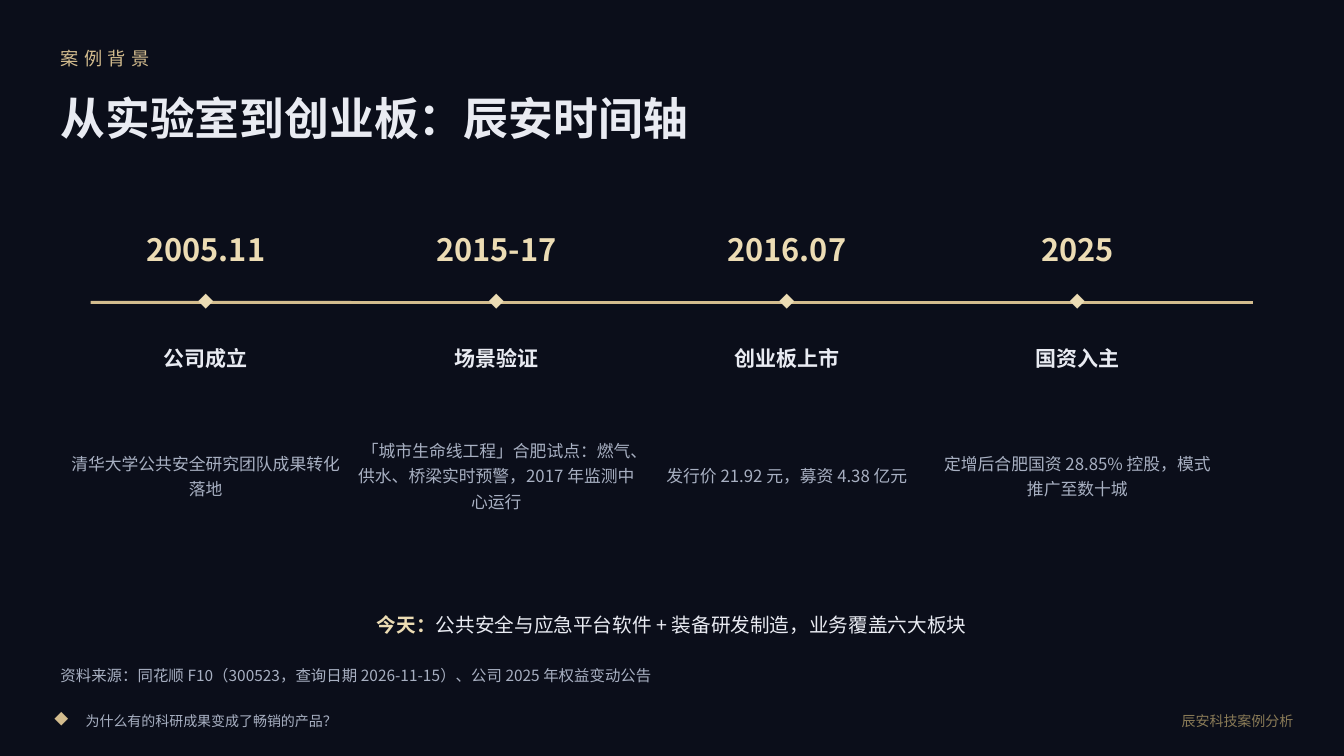
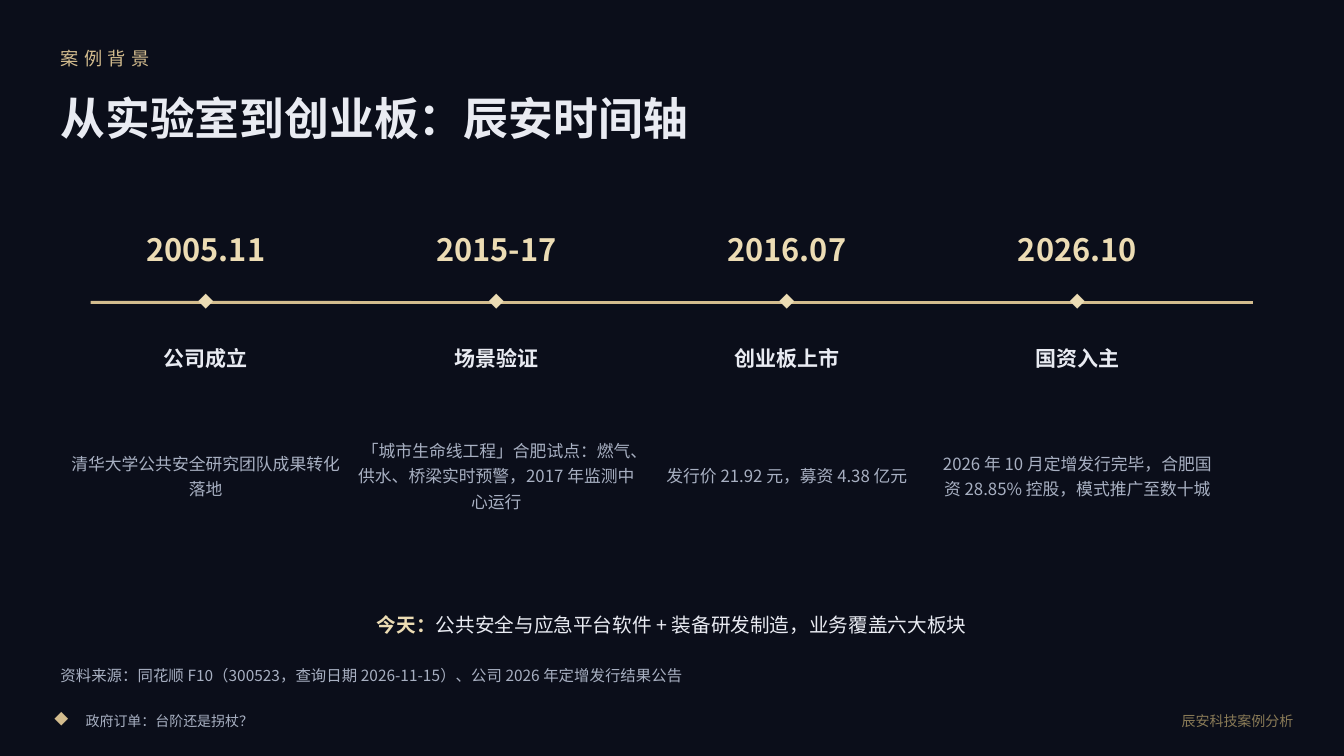
Before and after one commit to sdh0219/susu-tools, a slide deck: slide 3 of web/assets/files/小组案例分析报告-辰安科技.pptx. Drawn at 1344x756 pixels with LibreOffice and Linux fonts; fonts in the diff are those of the drawing; background and template pictures are left out. Boxes give left, top, right and bottom in pixels: in the first picture for what was removed or moved away, otherwise in the second. Text is boxed around its words. In the diff, an @@ line names an element or a change of style, - is before the commit and + after.

```diff
--- a/web/assets/files/小组案例分析报告-辰安科技.pptx
+++ b/web/assets/files/小组案例分析报告-辰安科技.pptx
@@ text at <box>1018,237,1137,262</box>: text changed @@
-2025
+2026.10
@@ text at <box>943,456,1212,497</box>: text changed @@
-定增后合肥国资 28.85% 控股，模式推广至数十城
+2026 年 10 月定增发行完毕，合肥国资 28.85% 控股，模式推广至数十城
@@ text at <box>60,668,682,683</box>: text changed @@
-资料来源：同花顺 F10（300523，查询日期 2026-11-15）、公司 2025 年权益变动公告
+资料来源：同花顺 F10（300523，查询日期 2026-11-15）、公司 2026 年定增发行结果公告
@@ text at <box>86,714,253,727</box>: text changed @@
-为什么有的科研成果变成了畅销的产品？
+政府订单：台阶还是拐杖？
```
Also in this commit, not shown: 8 other slides changed, 7 other files.
